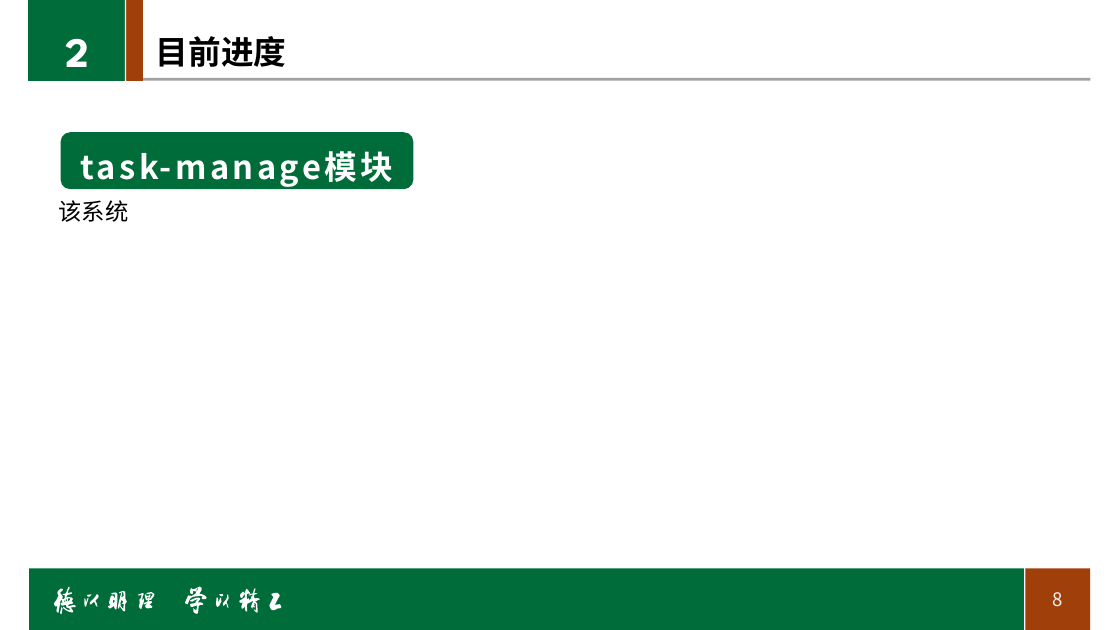
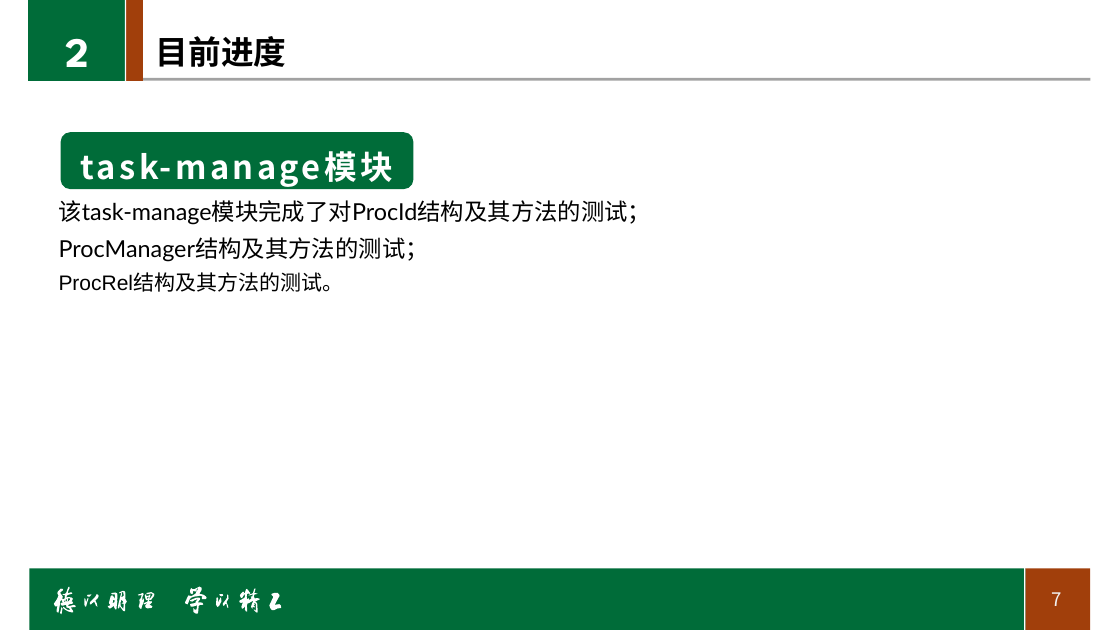
Before and after one commit to shiwenlong12/rcore_module1, a slide deck: slide 7 of Related_documents/中期报告.pptx (slide 8 before the commit). Drawn at 1120x630 pixels with LibreOffice and Linux fonts; fonts in the diff are those of the drawing; background and template pictures are left out. Boxes give left, top, right and bottom in pixels: in the first picture for what was removed or moved away, otherwise in the second. Text is boxed around its words. In the diff, an @@ line names an element or a change of style, - is before the commit and + after.

```diff
--- a/Related_documents/中期报告.pptx
+++ b/Related_documents/中期报告.pptx
@@ text removed at bbox=[59, 200, 129, 222] @@
-该系统
@@ text added at bbox=[59, 200, 652, 292], 20 pt, text #000000 @@
+该task-manage模块完成了对ProcId结构及其方法的测试；
+ProcManager结构及其方法的测试；
+ProcRel结构及其方法的测试。
@@ page number at bbox=[1052, 592, 1062, 606]: text changed @@
-8
+7
```
Also in this commit, not shown: 9 other slides changed, 1 slide removed, 8 other files.
